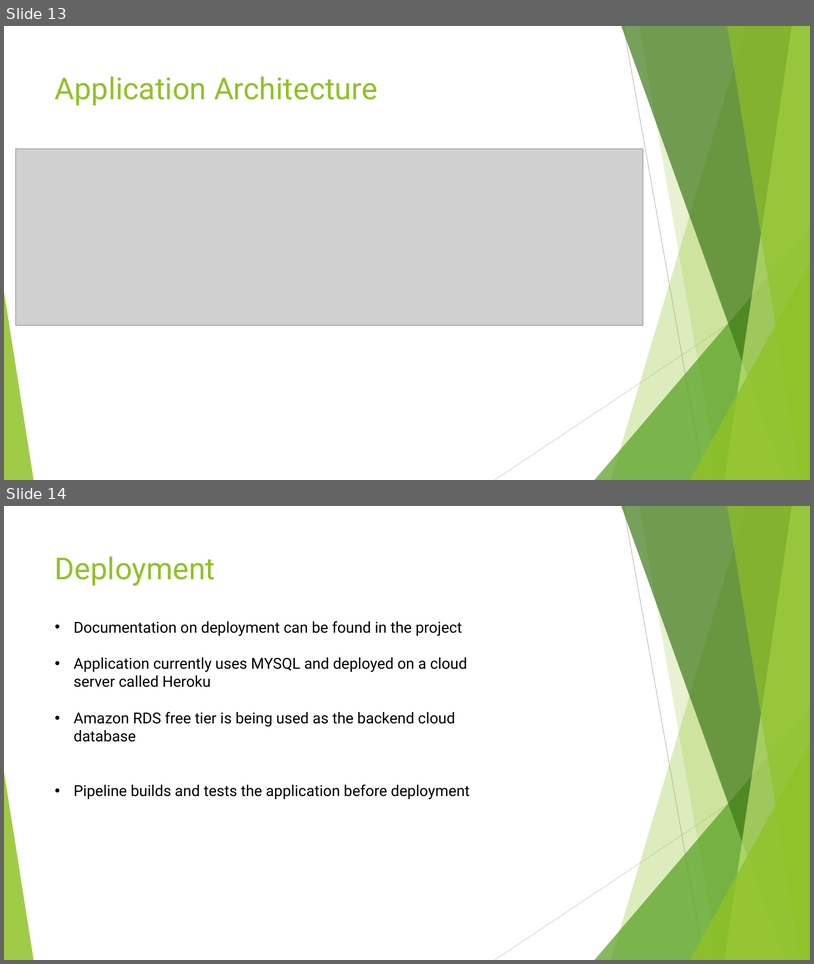
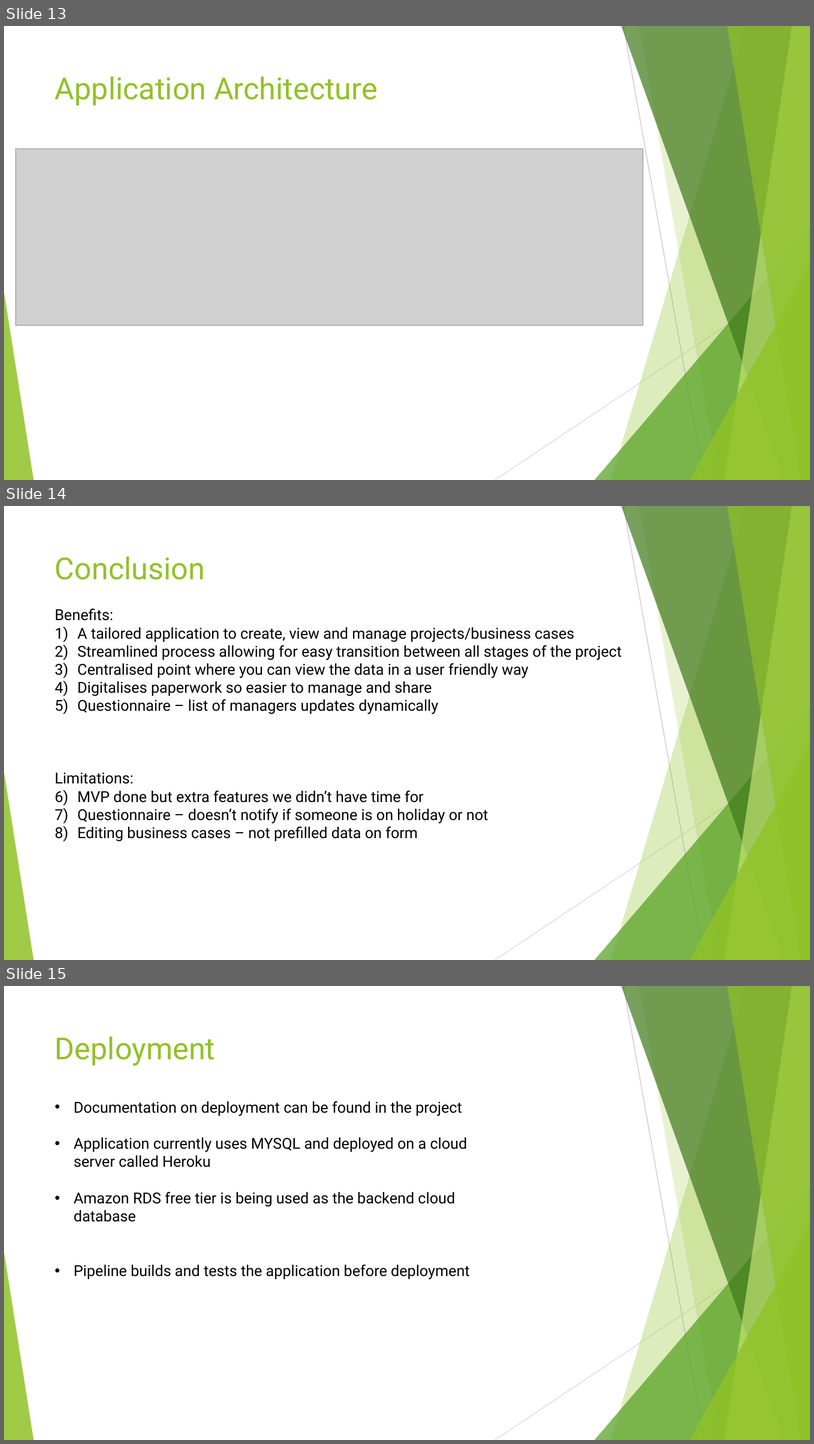
Before and after one commit to saumikdhar/Project-51, a slide deck: Delivery-meeting-slides/Delivery-meeting.pptx. Shown one above the other, each under a label of ours: slides 13 and 14 before the commit, slides 13, 14 and 15 after it. The pictures are 814x964 and 814x1444 pixels, drawn with LibreOffice and Linux fonts; fonts in the diff are those of the drawing; grey boxes stand for pictures. Boxes give left, top, right and bottom in pixels: in the first picture for what was removed or moved away, otherwise in the second. Text is boxed around its words. In the diff, an @@ line names an element or a change of style, - is before the commit and + after.

Commit message:
added conclusions to slide

```diff
--- a/Delivery-meeting-slides/Delivery-meeting.pptx
+++ b/Delivery-meeting-slides/Delivery-meeting.pptx
@@ slide 14 added at (4,506,810,960), background #FFFFFF; not listed: 10 template elements that a slide beside it also shows @@
@@ title added at (55,556,205,580), 36 pt, text #90C226 @@
+Conclusion
@@ text added at (55,609,622,841), 18 pt, text #000000 @@
+Benefits:
+1) A tailored application to create, view and manage projects/business cases
+2) Streamlined process allowing for easy transition between all stages of the project
+3) Centralised point where you can view the data in a user friendly way
+4) Digitalises paperwork so easier to manage and share
+5) Questionnaire – list of managers updates dynamically
+Limitations:
+1) MVP done but extra features we didn’t have time for
+2) Questionnaire – doesn’t notify if someone is on holiday or not
+3) Editing business cases – not prefilled data on form
@@ what was slide 14 is now slide 15 @@
```
